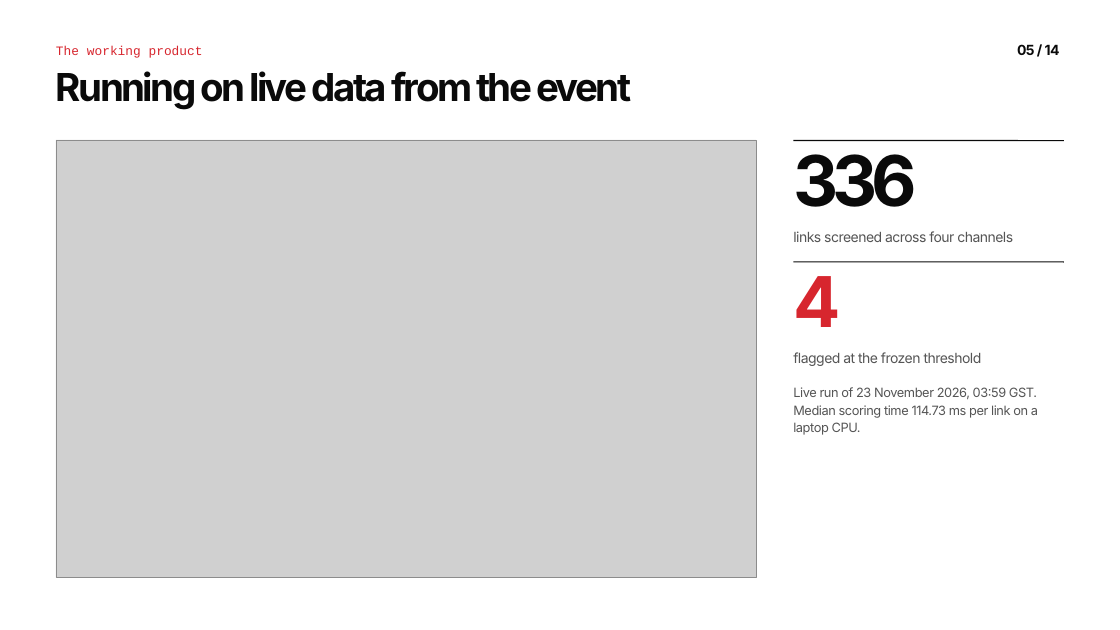
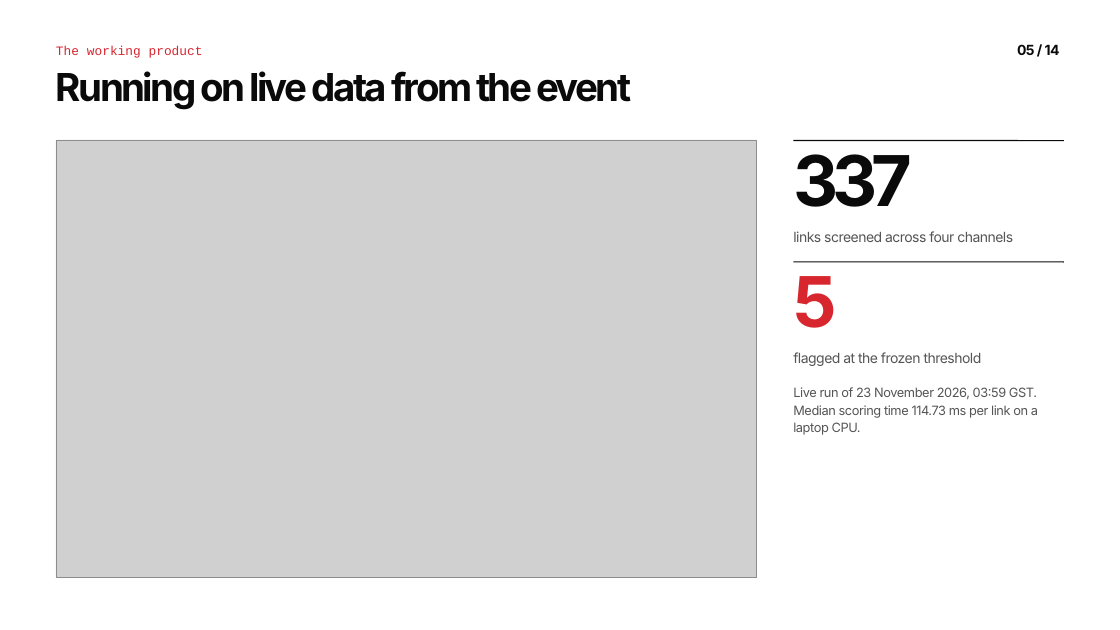
Before and after one commit to muhammet-tm/mirsad, a slide deck: slide 5 of deck/Mirsad_Deck.pptx. Drawn at 1120x630 pixels with LibreOffice and Linux fonts; fonts in the diff are those of the drawing; grey boxes stand for pictures. Boxes give left, top, right and bottom in pixels: in the first picture for what was removed or moved away, otherwise in the second. Text is boxed around its words. In the diff, an @@ line names an element or a change of style, - is before the commit and + after.

```diff
--- a/deck/Mirsad_Deck.pptx
+++ b/deck/Mirsad_Deck.pptx
@@ text at (793, 154, 912, 207): text changed @@
-336
+337
@@ text at (793, 276, 837, 328): text changed @@
-4
+5
```
Also in this commit, not shown: 1 other slide changed, 11 other files.
